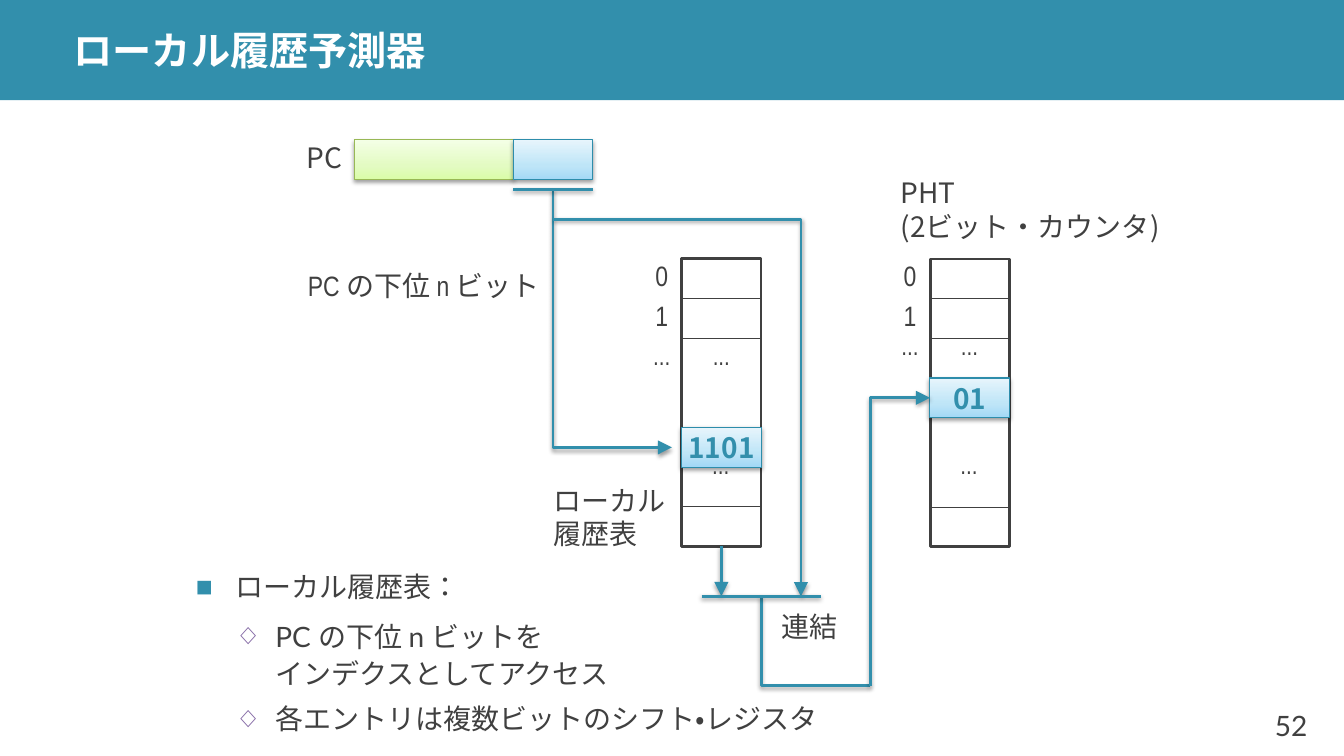
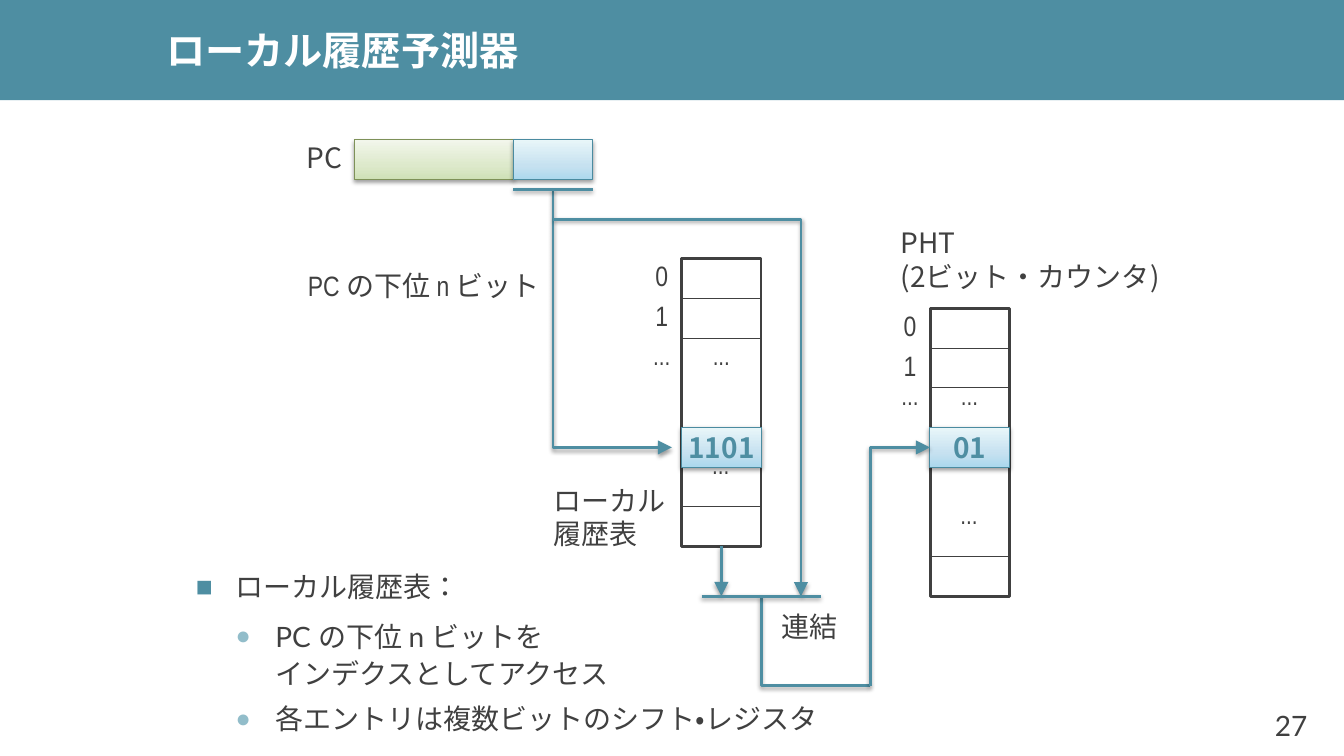
Before and after one commit to shioyadan/advanced-computer-organization, a slide deck: slide 27 of aco-shioya-06.pptx (slide 52 before the commit). Drawn at 1344x756 pixels with LibreOffice and Linux fonts; fonts in the diff are those of the drawing. Boxes give left, top, right and bottom in pixels: in the first picture for what was removed or moved away, otherwise in the second. Text is boxed around its words. In the diff, an @@ line names an element or a change of style, - is before the commit and + after.

```diff
--- a/aco-shioya-06.pptx
+++ b/aco-shioya-06.pptx
@@ rectangle at (x1=0, y1=0, x2=1344, y2=100): fill #328FAC to #4E8EA2 @@
@@ title "ローカル履歴予測器" moved from (x1=74, y1=31, x2=426, y2=69) to (x1=166, y1=31, x2=518, y2=69) @@
@@ rectangle at (x1=355, y1=140, x2=513, y2=179): fill gradient #DAFDA7 to #E4FCC2 to #F5FFE7 to gradient #D0E1B6 to #DDE9CC to #F2F7EB; outline #98B955 0.75 pt to #7F9259 0.75 pt @@
@@ rectangle at (x1=513, y1=140, x2=593, y2=179): fill gradient #A2D9F7 to #BFE4F8 to #E6F5FD to gradient #ADD9EC to #C6E3F1 to #E8F5FA; outline #2E8DAB 0.75 pt to #4A8CA0 0.75 pt @@
@@ line (513, 190) - (593, 190): stroke #328FAC 2 pt to #4E8EA2 2 pt @@
@@ 6 texts, 5 rectangles moved together from (x1=890, y1=182, x2=1160, y2=546) to (x1=890, y1=232, x2=1160, y2=596) @@
@@ rectangle "1101" at (x1=683, y1=427, x2=762, y2=467): text colour #328FAC to #4E8EA2; fill gradient #A2D9F7 to #BFE4F8 to #E6F5FD to gradient #ADD9EC to #C6E3F1 to #E8F5FA; outline #2E8DAB 0.75 pt to #4A8CA0 0.75 pt @@
@@ outline #328FAC 2 pt to #4E8EA2 2 pt in 4 elements at (x1=554, y1=190, x2=673, y2=448), (x1=554, y1=220, x2=802, y2=597), (x1=762, y1=596, x2=871, y2=686), (x1=871, y1=447, x2=930, y2=685) @@
@@ freeform shape resized from (x1=870, y1=398, x2=930, y2=686) to (x1=871, y1=447, x2=930, y2=685) @@
@@ rectangle "01" at (x1=931, y1=427, x2=1010, y2=467): text colour #328FAC to #4E8EA2; fill gradient #A2D9F7 to #BFE4F8 to #E6F5FD to gradient #ADD9EC to #C6E3F1 to #E8F5FA; outline #2E8DAB 0.75 pt to #4A8CA0 0.75 pt @@
@@ arrow (722, 546) - (722, 596): stroke #328FAC 2 pt to #4E8EA2 2 pt @@
@@ text "ローカル履歴表：" at (x1=236, y1=573, x2=817, y2=732): bullet colour #328FAC to #4E8EA2; bullet ◇ to ●; bullet colour #8064A2 to #92BDCA @@
@@ line (702, 597) - (821, 597): stroke #328FAC 2 pt to #4E8EA2 2 pt @@
@@ page number at (x1=1275, y1=715, x2=1308, y2=736): text changed @@
-52
+27
```
Also in this commit, not shown: 41 other slides changed, 84 slides added, 51 slides removed, 3 other files.
